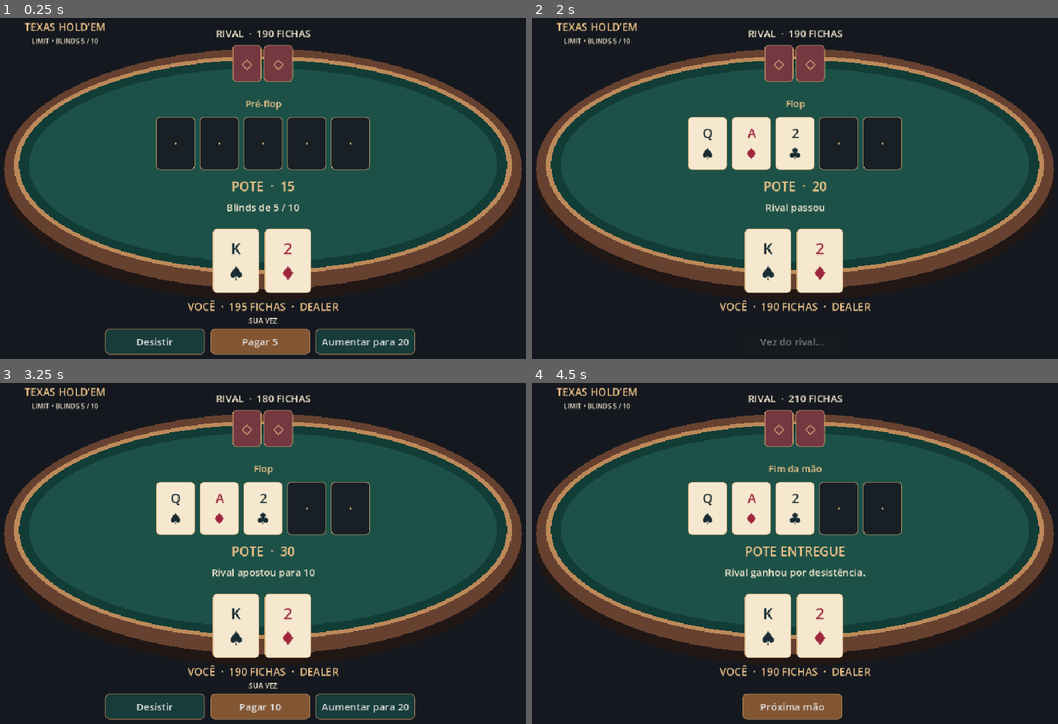
Above: before the commit, frames 1-4 (two rows, left to right).
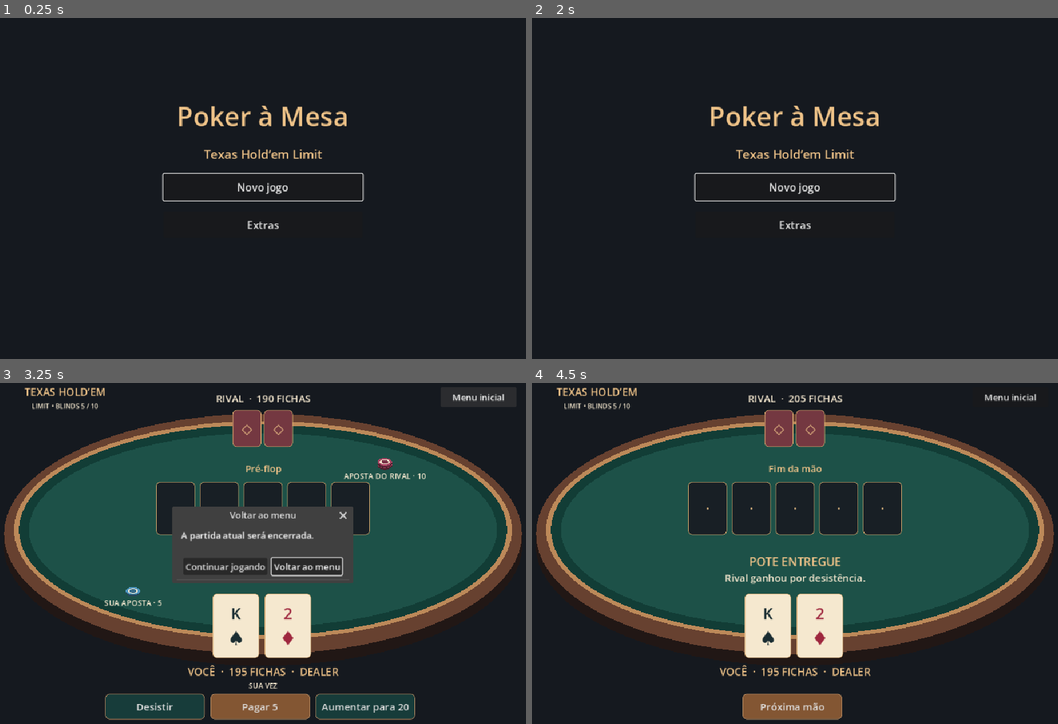
Above: after the commit, the same moments.

Repository: fr4nkenfr4n/poker-2d-godot
Game: Godot game, scene res://menu.tscn
The game is run twice, just before and just after one commit, with the same random seed, the same clock (stepped at 60 frames per second) and the same inputs. Before the commit the project starts from res://mesa.tscn.
Inputs (mouse positions are in pixels of both pictures, inside the frame that each line leads up to):
- Up to frame 1 (0.25 s): no input
- Up to frame 2 (2 s): click (795, 226) at 0.5 s, where only the run after the commit has a clickable "Extras"; click (795, 331) at 1.25 s, where only the run after the commit has a clickable "Voltar ao menu"
- Up to frame 3 (3.25 s): click (263, 553) at 2 s, where only the run after the commit has a clickable "Novo jogo"; click (478, 396) at 2.75 s, where only the run after the commit has a clickable "Menu inicial"
- Up to frame 4 (4.5 s): click (758, 567) at 3.5 s, where only the run after the commit has a clickable "Continuar jogando"; click "Desistir" at 4.25 s

The runs differ from the first frame. In frame 1, 55% of the frame differs, in the area x 0-100%, y 1-99%; in frame 2, 54%; in frame 3, 10%; in frame 4, 4.6%.

Commit message:
Adiciona menu inicial, guia e fichas na mesa

Diff:
--- /dev/null
+++ b/poker-2d-godot/guia.gd
@@ -0,0 +1,48 @@
+extends RefCounted
+
+const TEXTO := """
+OBJETIVO
+
+Ganhe o pote, ou seja, as fichas apostadas na mão. Você pode ganhar se o rival desistir ou se tiver a melhor mão quando as cartas forem reveladas. Em caso de empate, o pote é dividido.
+
+COMO AS CARTAS SÃO DISTRIBUÍDAS
+
+Você e o rival recebem duas cartas privadas cada. Use exatamente cinco cartas para formar sua melhor mão, escolhendo entre suas duas cartas e as cinco comunitárias. Você pode usar as duas cartas privadas, apenas uma ou até jogar com as cinco cartas da mesa.
+
+• Pré-flop: cada jogador recebe as duas cartas privadas e começa a primeira rodada de apostas.
+• Flop: três cartas comunitárias são abertas.
+• Turn: a quarta carta comunitária é aberta.
+• River: a quinta carta comunitária é aberta.
+
+Há uma rodada de apostas em cada fase. Se os dois continuarem após a última, as cartas privadas são comparadas. Se um jogador colocar todas as suas fichas e a aposta for paga, a mesa revela as comunitárias restantes.
+
+BLINDS E APOSTAS
+
+Os blinds são apostas obrigatórias antes de ver as cartas. Nesta mesa, o dealer coloca 5 e o outro jogador coloca 10. O marcador de dealer alterna entre os jogadores a cada mão. O dealer age primeiro no pré-flop. A partir do flop, o outro jogador começa.
+
+• Passar: mantenha-se na mão quando não houver valor a pagar.
+• Pagar: iguale o valor apostado pelo rival nesta rodada.
+• Apostar: coloque fichas quando ainda não houver aposta na rodada.
+• Aumentar: suba o valor que o rival precisará igualar.
+• Desistir: saia da mão e entregue o pote ao rival.
+
+Nesta mesa Limit, as apostas e os aumentos são normalmente de 10 no pré-flop e no flop, e de 20 no turn e no river. A mesa limita o valor às fichas que os dois podem cobrir.
+
+MÃOS DA MAIS FORTE À MAIS FRACA
+
+1. Straight flush: cinco cartas consecutivas do mesmo naipe. De 10 até ás, é chamado de royal flush.
+2. Quadra: quatro cartas do mesmo valor.
+3. Full house: uma trinca e um par.
+4. Flush: cinco cartas do mesmo naipe.
+5. Sequência: cinco cartas consecutivas de qualquer naipe. O ás também pode valer 1 em A–2–3–4–5.
+6. Trinca: três cartas do mesmo valor.
+7. Dois pares: dois pares de valores diferentes.
+8. Um par: duas cartas do mesmo valor.
+9. Carta alta: vence a maior carta quando nenhuma combinação acima se forma.
+
+Se os dois tiverem a mesma categoria, compare primeiro o valor da combinação. Por exemplo, um par de reis vence um par de damas. Se a combinação tiver o mesmo valor, compare as cartas restantes da mão de cinco, da maior para a menor. Se as cinco cartas tiverem os mesmos valores, é empate. Os naipes não desempatam.
+
+EXEMPLO
+
+Suas cartas são A♠ e J♣. Na mesa estão A♦, A♥, 7♠, 7♦ e 2♣. Sua melhor mão é A♠, A♦, A♥, 7♠ e 7♦, um full house de ases com setes.
+"""
--- /dev/null
+++ b/poker-2d-godot/menu.gd
@@ -0,0 +1,80 @@
+extends Control
+
+const Guia = preload("res://guia.gd")
+const MARFIM := Color("#f5e8cf")
+const OURO := Color("#efc388")
+
+var painel_menu: VBoxContainer
+var painel_extras: VBoxContainer
+var novo_jogo: Button
+var voltar: Button
+
+func _ready() -> void:
+	var fundo := ColorRect.new()
+	fundo.color = Color("#15191f")
+	add_child(fundo)
+	fundo.set_anchors_and_offsets_preset(Control.PRESET_FULL_RECT)
+
+	painel_menu = VBoxContainer.new()
+	painel_menu.position = Vector2(300, 158)
+	painel_menu.custom_minimum_size.x = 360
+	painel_menu.add_theme_constant_override("separation", 20)
+	add_child(painel_menu)
+	var titulo := _titulo("Poker à Mesa", 48)
+	titulo.horizontal_alignment = HORIZONTAL_ALIGNMENT_CENTER
+	painel_menu.add_child(titulo)
+	var modalidade := _titulo("Texas Hold’em Limit", 22)
+	modalidade.horizontal_alignment = HORIZONTAL_ALIGNMENT_CENTER
+	painel_menu.add_child(modalidade)
+	novo_jogo = _botao(painel_menu, "Novo jogo", _jogar)
+	_botao(painel_menu, "Extras", _mostrar_extras)
+
+	painel_extras = VBoxContainer.new()
+	painel_extras.position = Vector2(105, 32)
+	painel_extras.size = Vector2(750, 576)
+	painel_extras.add_theme_constant_override("separation", 14)
+	add_child(painel_extras)
+	painel_extras.add_child(_titulo("Como jogar Texas Hold’em", 32))
+	var guia := RichTextLabel.new()
+	guia.size_flags_vertical = Control.SIZE_EXPAND_FILL
+	guia.focus_mode = Control.FOCUS_ALL
+	guia.add_theme_font_size_override("normal_font_size", 18)
+	guia.add_theme_color_override("default_color", MARFIM)
+	guia.text = Guia.TEXTO
+	painel_extras.add_child(guia)
+	voltar = _botao(painel_extras, "Voltar ao menu", _mostrar_menu)
+	_mostrar_menu()
+
+func _input(evento: InputEvent) -> void:
+	if painel_extras.visible and evento.is_action_pressed("ui_cancel"):
+		_mostrar_menu()
+		get_viewport().set_input_as_handled()
+
+func _mostrar_menu() -> void:
+	painel_extras.hide()
+	painel_menu.show()
+	novo_jogo.grab_focus()
+
+func _mostrar_extras() -> void:
+	painel_menu.hide()
+	painel_extras.show()
+	voltar.grab_focus()
+
+func _jogar() -> void:
+	get_tree().change_scene_to_file("res://mesa.tscn")
+
+func _titulo(texto: String, tamanho: int) -> Label:
+	var titulo := Label.new()
+	titulo.text = texto
+	titulo.add_theme_font_size_override("font_size", tamanho)
+	titulo.add_theme_color_override("font_color", OURO)
+	return titulo
+
+func _botao(painel: VBoxContainer, texto: String, acao: Callable) -> Button:
+	var botao := Button.new()
+	botao.text = texto
+	botao.custom_minimum_size.y = 48
+	botao.add_theme_font_size_override("font_size", 19)
+	botao.pressed.connect(acao)
+	painel.add_child(botao)
+	return botao
--- /dev/null
+++ b/poker-2d-godot/menu.tscn
@@ -0,0 +1,12 @@
+[gd_scene load_steps=2 format=3]
+
+[ext_resource type="Script" path="res://menu.gd" id="1"]
+
+[node name="Menu" type="Control"]
+layout_mode = 3
+anchors_preset = 15
+anchor_right = 1.0
+anchor_bottom = 1.0
+grow_horizontal = 2
+grow_vertical = 2
+script = ExtResource("1")
--- a/poker-2d-godot/mesa.gd
+++ b/poker-2d-godot/mesa.gd
@@ -11,6 +11,20 @@
 var botoes: Array[Button] = []
 
 func _ready() -> void:
+	var voltar := Button.new()
+	voltar.text = "Menu inicial"
+	voltar.position = Vector2(801, 22)
+	voltar.size = Vector2(137, 36)
+	add_child(voltar)
+	var confirmar := ConfirmationDialog.new()
+	confirmar.title = "Voltar ao menu"
+	confirmar.dialog_text = "A partida atual será encerrada."
+	confirmar.ok_button_text = "Voltar ao menu"
+	confirmar.cancel_button_text = "Continuar jogando"
+	add_child(confirmar)
+	confirmar.confirmed.connect(func() -> void:
+		get_tree().change_scene_to_file("res://menu.tscn"))
+	voltar.pressed.connect(func() -> void: confirmar.popup_centered())
 	for i in range(3):
 		var botao := Button.new()
 		botao.position = Vector2(195 + 190 * i, 576)
@@ -100,6 +114,28 @@
 		_texto(RANKS[Mao.valor(carta) - 2], centro.x, caixa.position.y + caixa.size.y * 0.40, int(caixa.size.x * 0.34), tinta)
 		_texto(NAIPES[carta % 4], centro.x, caixa.position.y + caixa.size.y * 0.80, int(caixa.size.x * 0.42), tinta)
 
+func _pilha(centro: Vector2, quantidade: int, cor: Color) -> void:
+	for i in range(quantidade):
+		var topo := centro - Vector2(0, i * 4)
+		_oval(topo + Vector2(0, 3), Vector2(13, 7), cor.darkened(0.53))
+		_oval(topo, Vector2(13, 7), cor)
+		_oval(topo, Vector2(9, 4.6), MARFIM)
+		_oval(topo, Vector2(6, 3.2), cor.darkened(0.27))
+
+func _fichas(centro: Vector2, valor: int, cor: Color) -> void:
+	if valor == 0:
+		return
+	# A altura e o número de pilhas sugerem o volume. O rótulo mostra o valor exato.
+	var discos := clampi(ceili(valor / 5.0), 1, 15)
+	var pilhas := ceili(discos / 5.0)
+	for i in range(pilhas):
+		var posicao := centro + Vector2((i - (pilhas - 1) / 2.0) * 27, 0)
+		_pilha(posicao, mini(5, discos - i * 5), cor)
+
+func _aposta(centro: Vector2, rotulo: String, valor: int, cor: Color) -> void:
+	_fichas(centro, valor, cor)
+	_texto("%s · %d" % [rotulo, valor], centro.x, centro.y + 27, 14)
+
 func _draw() -> void:
 	draw_rect(Rect2(0, 0, 960, 640), Color("#15191f"))
 	_oval(Vector2(480, 305), Vector2(469, 220), Color("#211715"))
@@ -121,8 +157,12 @@
 		var carta := partida.mesa[i] if i < partida.mesa.size() else -2
 		_carta(carta, Rect2(287 + 79 * i, 193, 70, 96))
 	var pote := partida.pote
-	_texto("POTE  ·  %d" % pote if pote else "POTE ENTREGUE", 480, 327, 23, OURO)
-	_texto(partida.resultado if partida.encerrada else partida.ultima_acao, 480, 363, 18)
+	_fichas(Vector2(480, 318), pote, Color("#d99754"))
+	if not partida.encerrada:
+		_aposta(Vector2(700, 161), "APOSTA DO RIVAL", partida.apostas[1], Color("#a84563"))
+		_aposta(Vector2(245, 390), "SUA APOSTA", partida.apostas[0], Color("#4e97c0"))
+	_texto("POTE  ·  %d" % pote if pote else "POTE ENTREGUE", 480, 345, 21, OURO)
+	_texto(partida.resultado if partida.encerrada else partida.ultima_acao, 480, 373, 18)
 	for i in range(partida.jogador.size()):
 		_carta(partida.jogador[i], Rect2(389 + 94 * i, 395, 84, 116))
 	_texto("VOCÊ  ·  %d FICHAS%s" % [partida.fichas[0], "  ·  DEALER" if partida.botao == 0 else ""], 480, 543, 19, OURO)
--- a/poker-2d-godot/project.godot
+++ b/poker-2d-godot/project.godot
@@ -11,7 +11,7 @@
 [application]
 
 config/name="Poker à Mesa"
-run/main_scene="res://mesa.tscn"
+run/main_scene="res://menu.tscn"
 config/features=PackedStringArray("4.7", "GL Compatibility")
 
 [display]
Not shown, added: poker-2d-godot/guia.gd.uid
Not shown, added: poker-2d-godot/menu.gd.uid
Not shown, changed: poker-2d-godot/COMO_JOGAR.md
